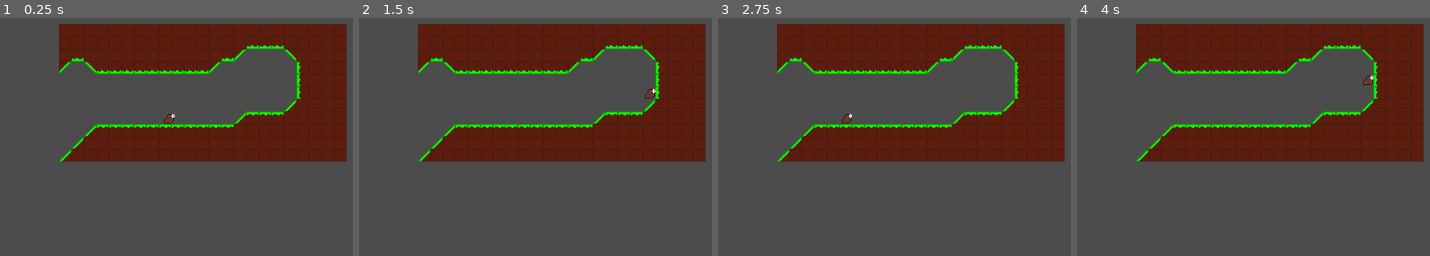
Above: before the commit, frames 1-4 (left to right).
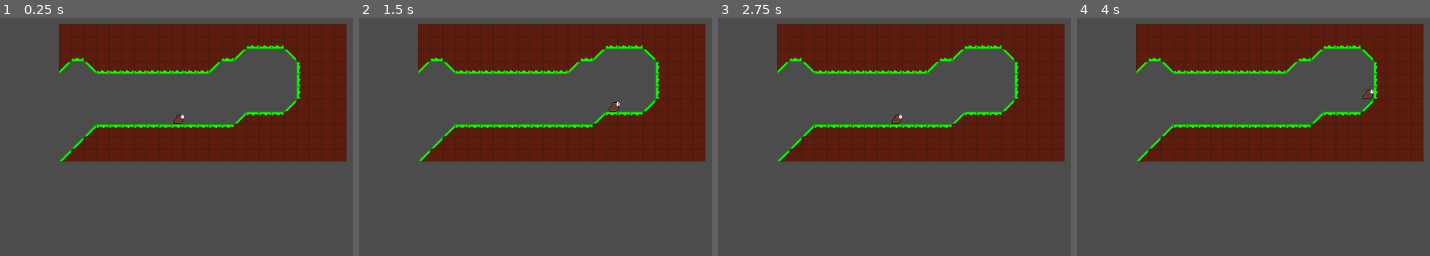
Above: after the commit, the same moments.

Repository: Shoter99/GameJamFirst
Game: Godot game, scene res://enviroment/level prefab/Level test.tscn
Two runs of this game, one before a commit and one after it. Both use one fixed random seed, a clock stepped at 60 frames per second and the inputs below.
Inputs (mouse positions are in pixels of both pictures, inside the frame that each line leads up to):
- Up to frame 1 (0.25 s): no input
- Up to frame 2 (1.5 s): tap Enter at 0.5 s; move the mouse to (outside the picture) at 0.52 s; hold Shift (Slide) 0.53-1.28 s; hold Right (move_right) from 0.53 s (still down); tap Space (jump) at 0.77, 1.07 s; click (outside the picture) at 0.8 s; move the mouse to (433, 120) at 1.27 s; click (433, 120) at 1.35 s
- Up to frame 3 (2.75 s): tap Space (jump) at 1.52, 1.55, 1.82, 2.1 s; move the mouse to (outside the picture) at 2.02 s; release Right (move_right) at 2.03 s; hold Left (move_left) from 2.03 s (still down); hold Shift (Slide) from 2.03 s (still down)
- Up to frame 4 (4 s): tap Space (jump) at 2.75, 3.02, 3.32, 3.77, 3.8 s; move the mouse to (1271, 189) at 2.77 s; release Left (move_left) at 2.78 s; release Shift (Slide) at 2.78 s; hold Right (move_right) from 2.78 s (still down); tap Shift (Slide) at 2.85 s; click (1271, 189) at 3.05 s; move the mouse to (outside the picture) at 3.52 s; click (outside the picture) at 3.6 s

The runs differ from the first frame. In frame 1, 0.2% of the frame differs, in the area x 46-53%, y 40-45%; in frame 2, 0.2%, in the area x 70-85%, y 29-40%; in frame 3, 0.2%; in frame 4, 0.2%.

Commit message:
WallJumping

Diff:
--- a/Player/KinematicBody2D.gd
+++ b/Player/MovementScript.gd
@@ -1,6 +1,6 @@
 extends KinematicBody2D
 
-
+class_name Player
 export var speed : int = 150
 export var swimSpeed : int = 75
 export var jumpSpeed : int = -300
@@ -15,15 +15,21 @@
 var canSwim = false
 var velocity = Vector2()
 var canDoubleJump : bool = false
+var isOnWall : bool = false
 
 
 
 
 # Called when the node enters the scene tree for the first time.
 func _ready():
-	pass # Replace with function body.
+	get_node("Melee").disabled = true
 
 func get_input():
+	if Input.is_action_just_pressed("attack"):
+		get_node("Melee").disabled = false
+		yield(get_tree().create_timer(0.2), "timeout")
+		get_node("Melee").disabled = true
+
 	if isInWater:
 		if Input.is_action_pressed("swim_right"):
 			velocity.x = swimSpeed
@@ -35,39 +41,42 @@
 			velocity.y = swimSpeed
 
 	else:
-		if isSliding == false:
-			velocity.x = 0
-			if Input.is_action_pressed("move_right") and abs(velocity.x) <= speed:
-				velocity.x = speed
-			if Input.is_action_pressed("move_left"):
-				velocity.x = -speed
-		if Input.is_action_pressed("Slide") and is_on_floor() and isSliding == false:
-			if velocity.x == speed:
-				isSliding = true
-				velocity.x = slideSpeed
-			if velocity.x == -speed:
-				isSliding = true
-				velocity.x = - slideSpeed
-		if Input.is_action_just_released("Slide"):
-			isSliding = false
+		if is_on_wall() == false:
+			if isSliding == false:
+				velocity.x = 0
+				if Input.is_action_pressed("move_right") and abs(velocity.x) <= speed:
+					velocity.x = speed
+				if Input.is_action_pressed("move_left"):
+					velocity.x = -speed
+			if Input.is_action_pressed("Slide") and is_on_floor() and isSliding == false:
+				if velocity.x == speed:
+					isSliding = true
+					velocity.x = slideSpeed
+				if velocity.x == -speed:
+					isSliding = true
+					velocity.x = - slideSpeed
+			if Input.is_action_just_released("Slide"):
+				isSliding = false
 
 
 		if Input.is_action_just_pressed("jump"):
 			if canDoubleJump == false and isJumping == false:
 				isJumping = true
-				print ('debug')
+				if is_on_wall():
+					print ('23')
+					velocity.x += jumpSpeed
 				velocity.y += jumpSpeed
 			elif canDoubleJump and jumpsRemaining > 0:
 				velocity.y += jumpSpeed
 				jumpsRemaining -= 1
 
-
-
-
+func _process(delta):
+	if health <= 0:
+		isDead = true
 
 func _physics_process(delta):
-	print (velocity.y)
-	if is_on_floor() == false:
+	#print (velocity.y)
+	if is_on_floor() == false and is_on_wall() == false:
 		velocity.y += gravity * delta
 	else:
 		velocity.y = 0
@@ -81,5 +90,6 @@
 	if is_on_floor():
 		jumpsRemaining = 2
 		isJumping = false
-	#print (isSliding)
-	#print (is_on_floor())
+	elif is_on_wall():
+		isOnWall = true
+		isJumping = false
--- a/Player/Player.tscn
+++ b/Player/Player.tscn
@@ -1,12 +1,16 @@
-[gd_scene load_steps=4 format=2]
+[gd_scene load_steps=5 format=2]
 
-[ext_resource path="res://Player/KinematicBody2D.gd" type="Script" id=1]
+[ext_resource path="res://Player/MovementScript.gd" type="Script" id=1]
 [ext_resource path="res://Sprites/player.png" type="Texture" id=2]
 
 [sub_resource type="RectangleShape2D" id=1]
 extents = Vector2( 7, 6 )
 
-[node name="KinematicBody2D" type="KinematicBody2D"]
+[sub_resource type="CapsuleShape2D" id=2]
+radius = 3.0
+height = 0.0
+
+[node name="Player" type="KinematicBody2D"]
 script = ExtResource( 1 )
 speed = 10000
 gravity = 700
@@ -14,6 +18,10 @@
 [node name="Sprite" type="Sprite" parent="."]
 texture = ExtResource( 2 )
 
-[node name="CollisionShape2D" type="CollisionShape2D" parent="."]
-position = Vector2( 0, 1 )
+[node name="Collision" type="CollisionShape2D" parent="."]
 shape = SubResource( 1 )
+
+[node name="Melee" type="CollisionShape2D" parent="."]
+position = Vector2( 12, 0 )
+scale = Vector2( 2.48, 1 )
+shape = SubResource( 2 )
--- a/enviroment/level prefab/Level test.tscn
+++ b/enviroment/level prefab/Level test.tscn
@@ -230,6 +230,6 @@
 tile_data = PoolIntArray( 851986, 9, 0, 851987, 9, 0, 851988, 9, 0, 851989, 9, 0, 851990, 9, 0, 851991, 9, 0, 851992, 9 …(2391 unchanged characters)…
 
 [node name="KinematicBody2D" parent="." instance=ExtResource( 1 )]
-position = Vector2( 429, 303 )
+position = Vector2( 441, 305 )
 speed = 200
 gravity = 1500
--- a/project.godot
+++ b/project.godot
@@ -13,9 +13,15 @@
 "class": "Entity",
 "language": "GDScript",
 "path": "res://entities/Entity.gd"
+}, {
+"base": "KinematicBody2D",
+"class": "Player",
+"language": "GDScript",
+"path": "res://Player/MovementScript.gd"
 } ]
 _global_script_class_icons={
-"Entity": ""
+"Entity": "",
+"Player": ""
 }
 
 [application]
@@ -62,16 +68,16 @@
 , Object(InputEventKey,"resource_local_to_scene":false,"resource_name":"","device":0,"alt":false,"shift":false,"control":false,"meta":false,"command":false,"pressed":false,"scancode":65,"physical_scancode":0,"unicode":0,"echo":false,"script":null)
  ]
 }
-Slide={
-"deadzone": 0.5,
-"events": [ Object(InputEventKey,"resource_local_to_scene":false,"resource_name":"","device":0,"alt":false,"shift":false,"control":false,"meta":false,"command":false,"pressed":false,"scancode":16777237,"physical_scancode":0,"unicode":0,"echo":false,"script":null)
- ]
-}
 jump={
 "deadzone": 0.5,
 "events": [ Object(InputEventKey,"resource_local_to_scene":false,"resource_name":"","device":0,"alt":false,"shift":false,"control":false,"meta":false,"command":false,"pressed":false,"scancode":32,"physical_scancode":0,"unicode":0,"echo":false,"script":null)
 , Object(InputEventKey,"resource_local_to_scene":false,"resource_name":"","device":0,"alt":false,"shift":false,"control":false,"meta":false,"command":false,"pressed":false,"scancode":87,"physical_scancode":0,"unicode":0,"echo":false,"script":null)
 , Object(InputEventKey,"resource_local_to_scene":false,"resource_name":"","device":0,"alt":false,"shift":false,"control":false,"meta":false,"command":false,"pressed":false,"scancode":16777232,"physical_scancode":0,"unicode":0,"echo":false,"script":null)
+ ]
+}
+Slide={
+"deadzone": 0.5,
+"events": [ Object(InputEventKey,"resource_local_to_scene":false,"resource_name":"","device":0,"alt":false,"shift":false,"control":false,"meta":false,"command":false,"pressed":false,"scancode":16777237,"physical_scancode":0,"unicode":0,"echo":false,"script":null)
  ]
 }
 swim_right={
@@ -98,6 +104,11 @@
 , Object(InputEventKey,"resource_local_to_scene":false,"resource_name":"","device":0,"alt":false,"shift":false,"control":false,"meta":false,"command":false,"pressed":false,"scancode":16777232,"physical_scancode":0,"unicode":0,"echo":false,"script":null)
  ]
 }
+attack={
+"deadzone": 0.5,
+"events": [ Object(InputEventMouseButton,"resource_local_to_scene":false,"resource_name":"","device":0,"alt":false,"shift":false,"control":false,"meta":false,"command":false,"button_mask":0,"position":Vector2( 0, 0 ),"global_position":Vector2( 0, 0 ),"factor":1.0,"button_index":1,"pressed":false,"doubleclick":false,"script":null)
+ ]
+}
 
 [physics]
 
